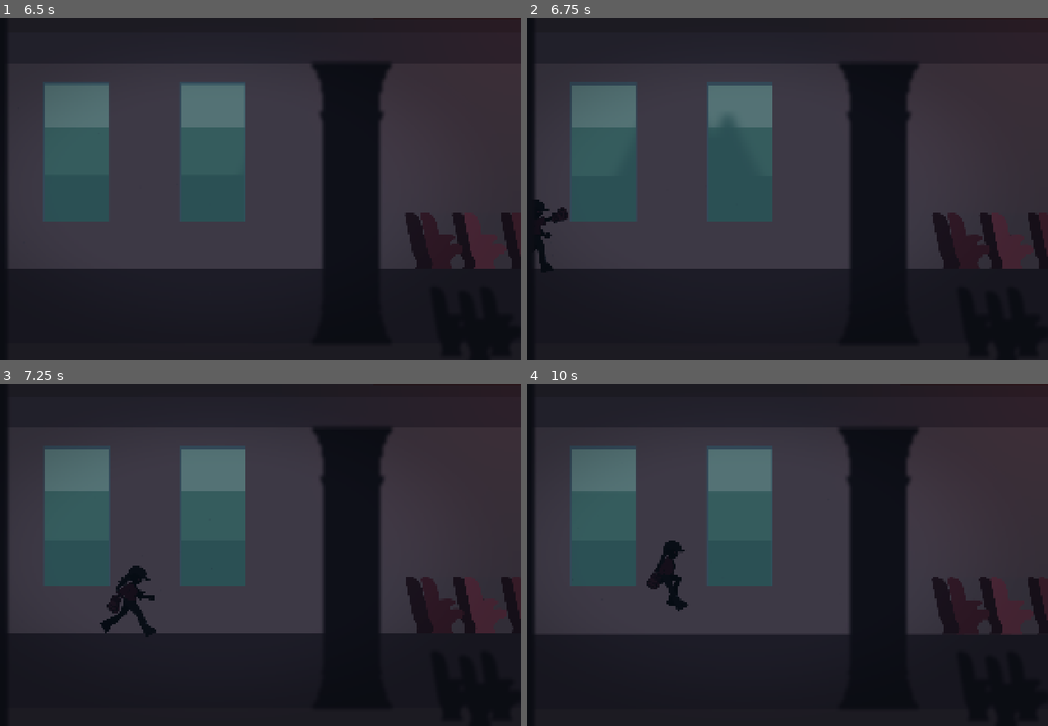
Above: before the commit, frames 1-4 (two rows, left to right).
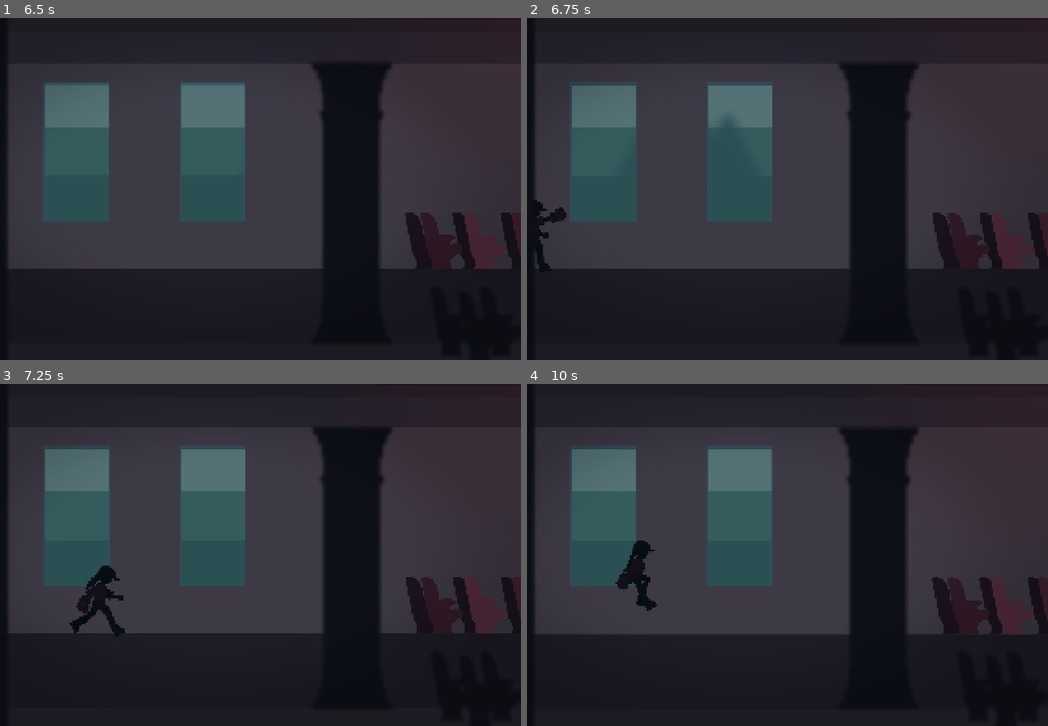
Above: after the commit, the same moments.

Repository: diegocolino/Tren-Test01
Game: Godot game, scene res://scenes/Vagon1.tscn
Two runs of this game, one before a commit and one after it. Both use one fixed random seed, a clock stepped at 60 frames per second and the inputs below. Sound files missing from this copy of the repository are replaced by a short silence.
Inputs (mouse positions are in pixels of both pictures, inside the frame that each line leads up to):
- Up to frame 1 (6.5 s): tap Enter (ui_accept) at 0.5, 1.25, 5 s; move the mouse to (187, 257) at 0.52 s; hold Up (ui_up) 0.53-1.25 s; tap Q (attack_kick) at 0.6 s; click (187, 257) at 0.67 s; tap Space (jump) at 0.77, 3.77 s; drag from (401, 240) to (10, 230) at 1.27 s; move the mouse to (31, 137) at 2.02 s; hold A (move_left) 2.03-2.75 s; hold S (crouch) 2.03-2.75 s; drag from (244, 189) to (outside the picture) at 2.77 s; move the mouse to (125, 103) at 3.52 s; hold Down (ui_down) 3.53-4.25 s; hold Shift (run) 3.53-4.25 s; drag from (349, 171) to (outside the picture) at 4.27 s; move the mouse to (93, 206) at 5.02 s; hold Up (ui_up) 5.03-5.75 s; tap R at 5.1 s; click (93, 206) at 5.17 s; drag from (276, 113) to (93, 206) at 5.77 s
- Up to frame 2 (6.75 s): move the mouse to (714, 257) at 6.52 s; hold D (move_right) from 6.53 s (still down); tap W (attack_punch) at 6.6 s
- Up to frame 3 (7.25 s): keep holding D (move_right); tap Space (jump) at 6.77 s
- Up to frame 4 (10 s): release D (move_right) at 7.25 s; drag from (928, 606) to (662, 596) at 7.27 s; move the mouse to (558, 503) at 8.02 s; hold Down (ui_down) 8.03-8.75 s; hold Ctrl (dive) 8.03-8.75 s; drag from (771, 555) to (558, 503) at 8.77 s; move the mouse to (652, 469) at 9.52 s; hold Up (ui_up) from 9.53 s (still down); tap F at 9.6 s; click (652, 469) at 9.67 s; tap Space (jump) at 9.77 s

Frame 1 is identical in both runs. In frame 2, 0.1% of the frame differs, in the area x 1-8%, y 53-74%; in frame 3, 1.6%, in the area x 13-30%, y 53-73%; in frame 4, 1.3%.

Commit message:
fix(combat): apply combat friction during W chain (post-V1.1 hotfix)
W chain states preserved velocity.x from Walk/Run, causing Kive to
slide laterally during the entire chain when attacking on the move.

Each W state now applies horizontal friction during physics_update,
using a dedicated combat_friction stat (initial value 800.0, matching
dive_friction as starting point — tunable later).

- Add KiveStats.combat_friction
- Apply in jab/cross/hook/uppercut.physics_update()

Co-Authored-By: Claude Opus 4.6 (1M context) <noreply@anthropic.com>

Diff:
--- a/player/states/combat/red_fist/cross.gd
+++ b/player/states/combat/red_fist/cross.gd
@@ -52,6 +52,7 @@
 			if phase_timer >= stats.punch_recovery:
 				return _decide_next_state()
 
+	kive.velocity.x = move_toward(kive.velocity.x, 0, stats.combat_friction * delta)
 	kive.move_and_slide()
 	kive.update_sprite_direction()
 	return &""
--- a/player/states/combat/red_fist/hook.gd
+++ b/player/states/combat/red_fist/hook.gd
@@ -52,6 +52,7 @@
 			if phase_timer >= stats.punch_recovery:
 				return _decide_next_state()
 
+	kive.velocity.x = move_toward(kive.velocity.x, 0, stats.combat_friction * delta)
 	kive.move_and_slide()
 	kive.update_sprite_direction()
 	return &""
--- a/player/states/combat/red_fist/jab.gd
+++ b/player/states/combat/red_fist/jab.gd
@@ -52,6 +52,7 @@
 			if phase_timer >= stats.punch_recovery:
 				return _decide_next_state()
 
+	kive.velocity.x = move_toward(kive.velocity.x, 0, stats.combat_friction * delta)
 	kive.move_and_slide()
 	kive.update_sprite_direction()
 	return &""
--- a/player/states/combat/red_fist/uppercut.gd
+++ b/player/states/combat/red_fist/uppercut.gd
@@ -50,6 +50,7 @@
 			if phase_timer >= stats.punch_recovery:
 				return _decide_next_state()
 
+	kive.velocity.x = move_toward(kive.velocity.x, 0, stats.combat_friction * delta)
 	kive.move_and_slide()
 	kive.update_sprite_direction()
 	return &""
--- a/player/stats/kive_stats.gd
+++ b/player/stats/kive_stats.gd
@@ -57,6 +57,7 @@
 @export_subgroup("W chain")
 @export var w_chain_cancel_window: float = 0.15
 @export var w_chain_reset_timeout: float = 0.6
+@export var combat_friction: float = 800.0
 
 @export_subgroup("Hitbox lifetimes")
 @export var punch_hitbox_active_frames: int = 3
